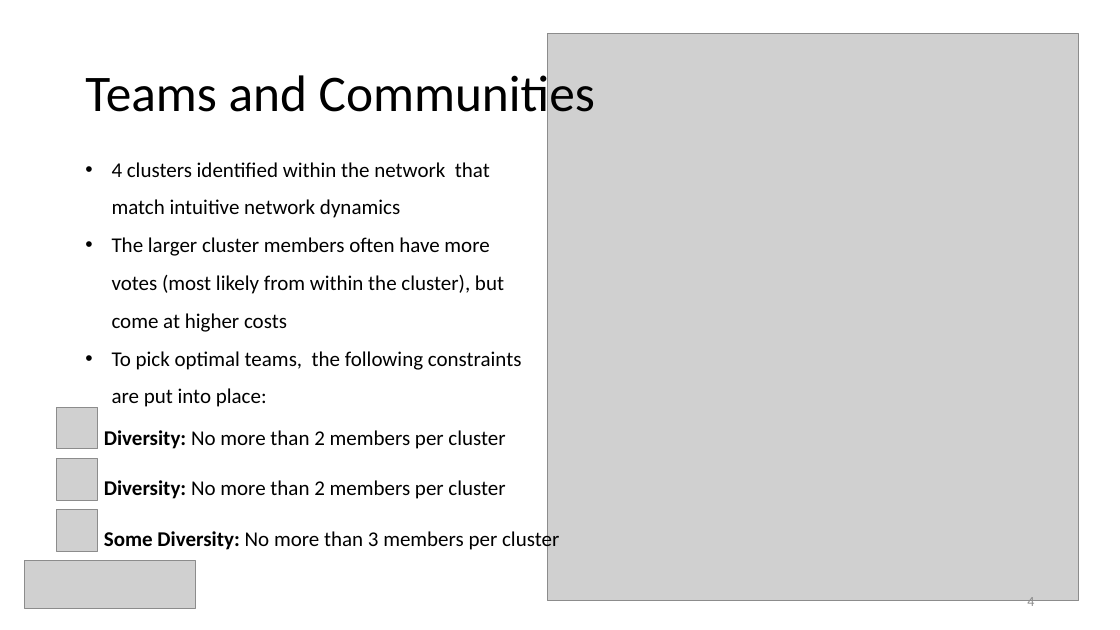
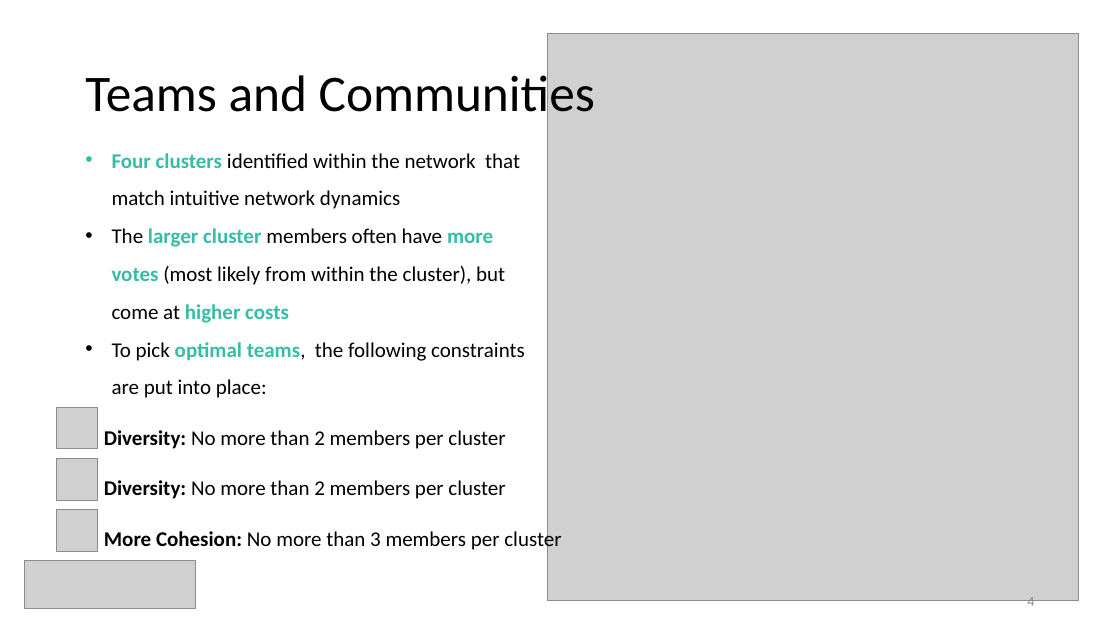
Before and after one commit to ceciliacheungns/Analytics_In_Business, a slide deck: slide 5 of Presentation.pptx. Drawn at 1120x630 pixels with LibreOffice and Linux fonts; fonts in the diff are those of the drawing; grey boxes stand for pictures. Boxes give left, top, right and bottom in pixels: in the first picture for what was removed or moved away, otherwise in the second. Text is boxed around its words. In the diff, an @@ line names an element or a change of style, - is before the commit and + after.

Commit message:
Made some small presentation formatting changes

```diff
--- a/Presentation.pptx
+++ b/Presentation.pptx
@@ text "Four clusters identified within the ...": place and size @@
-text "Four clusters identified within the ..." at bbox=[112, 162, 522, 407]
+text "Four clusters identified within the ..." at bbox=[112, 153, 525, 398]
@@ text at bbox=[112, 153, 520, 209]: text changed @@
-• 4 clusters identified within the network that match intuitive network dynamics
+• Four clusters identified within the network that match intuitive network dynamics
@@ text at bbox=[112, 228, 525, 398]: text colour #000000 to #37BDA7, bold on in "larger cluster more votes higher costs", "optimal teams," @@
@@ text at bbox=[104, 528, 561, 552]: text changed @@
-Some Diversity: No more than 3 members per cluster
+More Cohesion: No more than 3 members per cluster
```
Also in this commit, not shown: 2 other slides changed, 2 slides removed.
